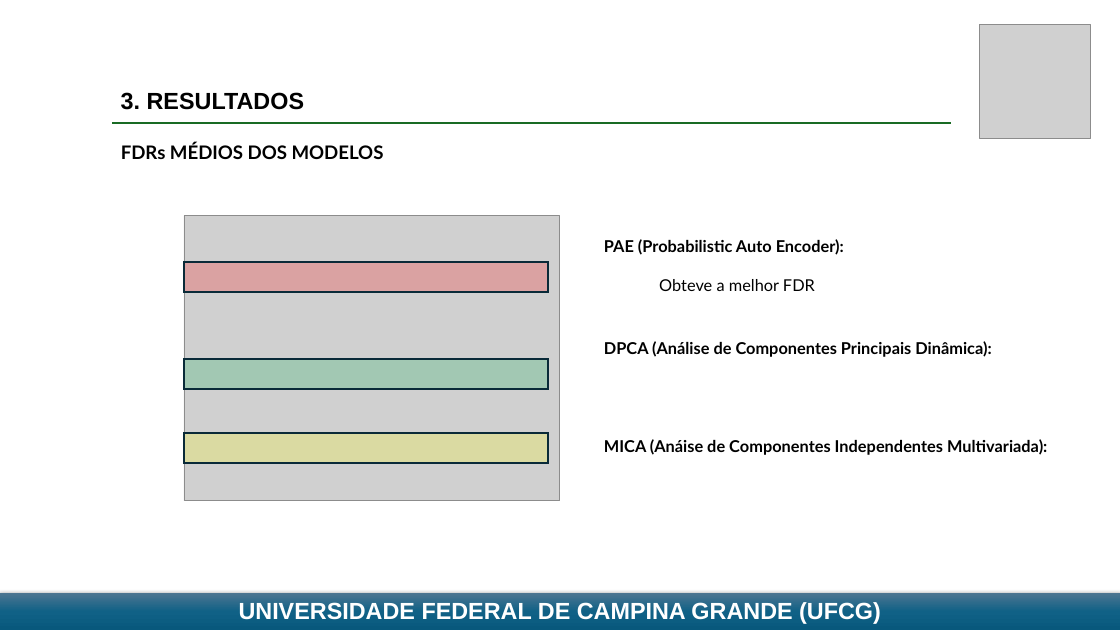
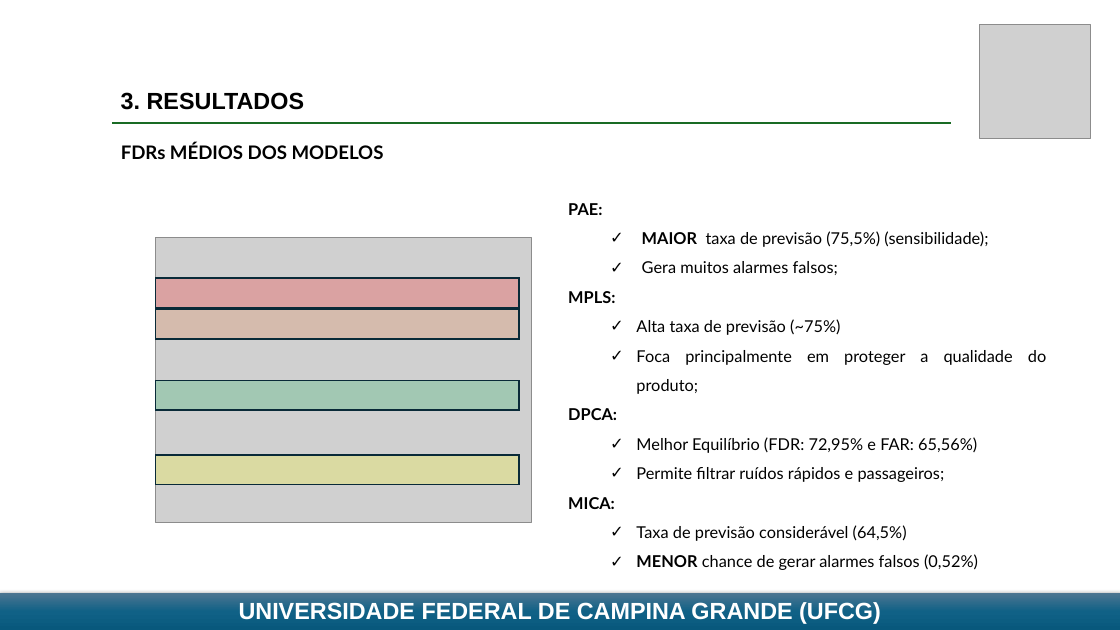
Before and after one commit to SauloJose/SistemasInteligentes2026, a slide deck: slide 18 of Atividade 3 - Identificação de Falhas/Apresentação 3 - FALTAS - Saulo.pptx. Drawn at 1120x630 pixels with LibreOffice and Linux fonts; fonts in the diff are those of the drawing; grey boxes stand for pictures. Boxes give left, top, right and bottom in pixels: in the first picture for what was removed or moved away, otherwise in the second. Text is boxed around its words. In the diff, an @@ line names an element or a change of style, - is before the commit and + after.

Commit message:
adicionando o Probabilistic AutoEncoder

```diff
--- a/Atividade 3 - Identificação de Falhas/Apresentação 3 - FALTAS - Saulo.pptx
+++ b/Atividade 3 - Identificação de Falhas/Apresentação 3 - FALTAS - Saulo.pptx
@@ text added at (568,203,1046,570), 14 pt, text #000000 @@
+PAE:
+  ✓ MAIOR taxa de previsão (75,5%) (sensibilidade);
+  ✓ Gera muitos alarmes falsos;
+MPLS:
+  ✓ Alta taxa de previsão (~75%)
+  ✓ Foca principalmente em proteger a qualidade do produto;
+DPCA:
+  ✓ Melhor Equilíbrio (FDR: 72,95% e FAR: 65,56%)
+  ✓ Permite filtrar ruídos rápidos e passageiros;
+MICA:
+  ✓ Taxa de previsão considerável (64,5%)
+  ✓ MENOR chance de gerar alarmes falsos (0,52%)
@@ text removed at (604,239,844,255) @@
-PAE (Probabilistic Auto Encoder):
@@ rectangle: place and size @@
-rectangle at (184,262,548,292)
+rectangle at (155,278,519,308)
@@ text removed at (659,279,815,291) @@
-Obteve a melhor FDR
@@ rectangle added at (155,309,519,339), fill #E97132 at 22% opacity, outline #092A39 1.5 pt @@
@@ text removed at (604,341,991,357) @@
-DPCA (Análise de Componentes Principais Dinâmica):
@@ 2 rectangles, 1 picture: place and size @@
-2 rectangles, 1 picture at (184,216,560,502)
+2 rectangles, 1 picture at (155,237,532,523)
@@ text removed at (604,439,1047,455) @@
-MICA (Anáise de Componentes Independentes Multivariada):
```
Also in this commit, not shown: 1 other slide changed, 1 slide added, 1 other file.
